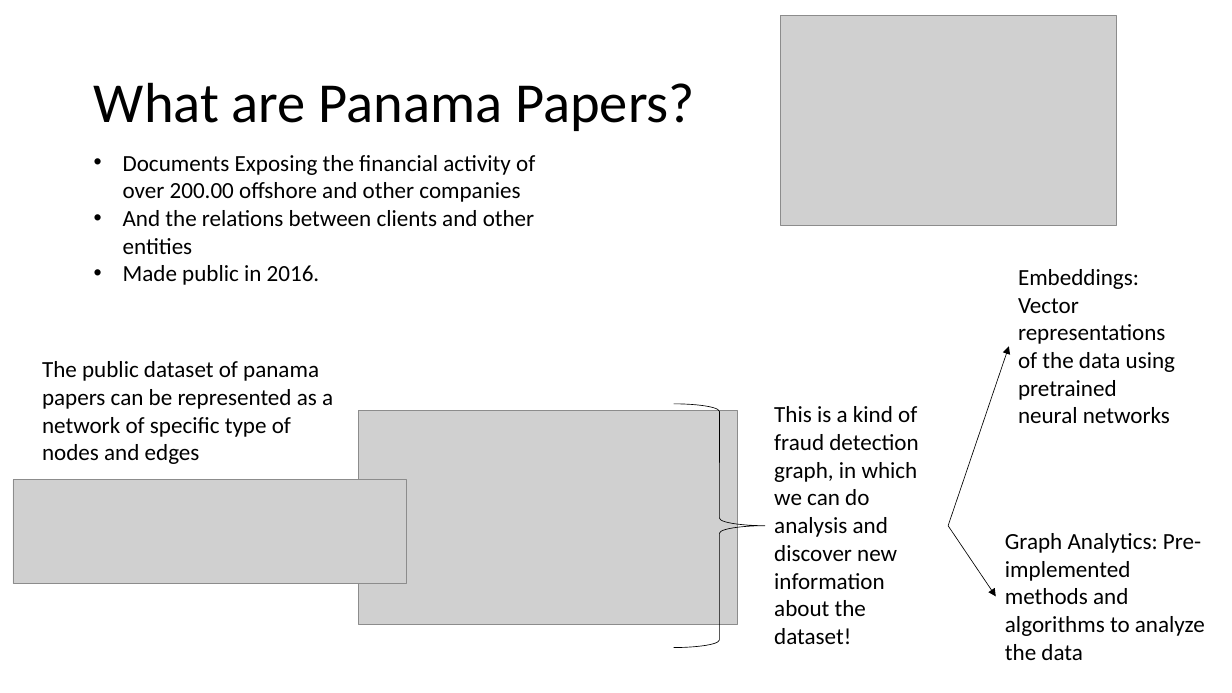
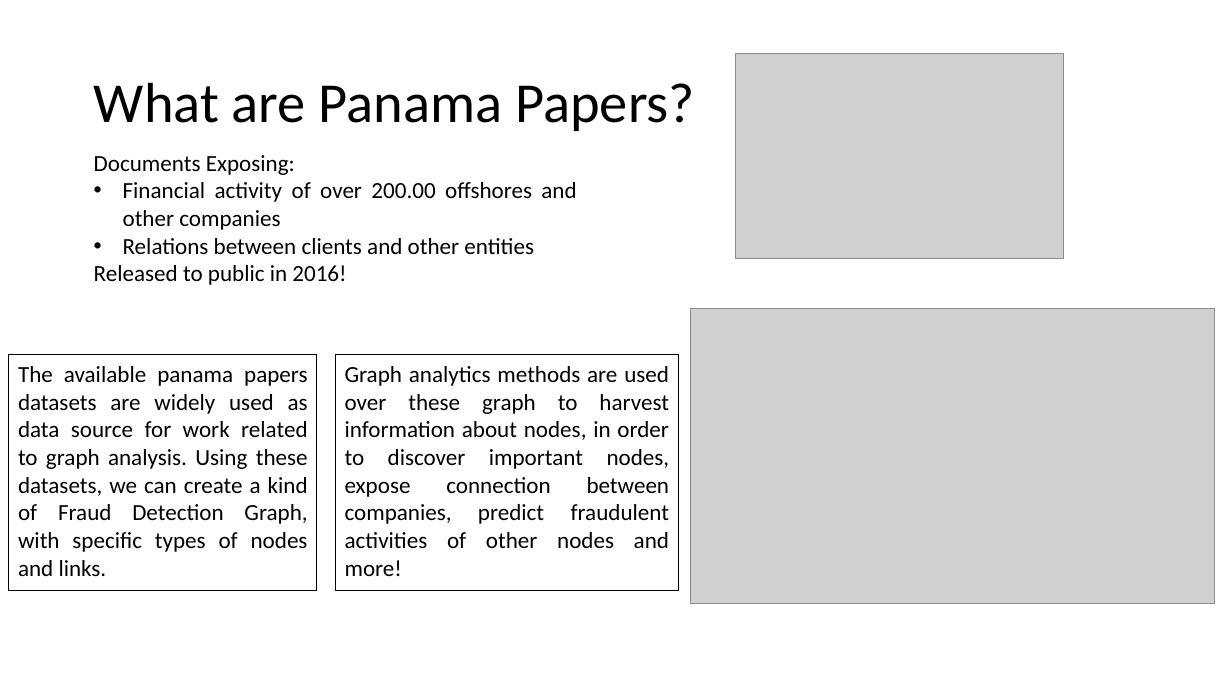
Before and after one commit to MChatzakis/Panama-Papers-Analysis, a slide deck: slide 2 of Presentation/panama_papers.pptx (slide 5 before the commit). Drawn at 1232x693 pixels with LibreOffice and Linux fonts; fonts in the diff are those of the drawing; grey boxes stand for pictures. Boxes give left, top, right and bottom in pixels: in the first picture for what was removed or moved away, otherwise in the second. Text is boxed around its words. In the diff, an @@ line names an element or a change of style, - is before the commit and + after.

```diff
--- a/Presentation/panama_papers.pptx
+++ b/Presentation/panama_papers.pptx
@@ picture: place and size @@
-picture at bbox=[780, 16, 1116, 226]
+picture at bbox=[736, 54, 1064, 258]
@@ text at bbox=[94, 155, 576, 285]: text changed @@
-• Documents Exposing the financial activity of over 200.00 offshore and other companies
-• And the relations between clients and other entities
-• Made public in 2016.
+Documents Exposing:
+• Financial activity of over 200.00 offshores and other companies
+• Relations between clients and other entities
+Released to public in 2016!
@@ text removed at bbox=[1018, 269, 1175, 423] @@
-Embeddings: Vector representations of the data using pretrained neural networks
@@ picture: place and size @@
-picture at bbox=[359, 411, 738, 625]
+picture at bbox=[691, 309, 1215, 604]
@@ rectangle "The available panama papers datasets ...": place and size @@
-rectangle "The available panama papers datasets ..." at bbox=[42, 361, 333, 464]
+rectangle "The available panama papers datasets ..." at bbox=[9, 355, 317, 592]
@@ rectangle "The available panama papers datasets ..." at bbox=[9, 355, 317, 592]: outline none to #000000 0.75 pt @@
@@ rectangle added at bbox=[335, 355, 678, 592], outline #000000 0.75 pt, 18 pt, text #000000 @@
+Graph analytics methods are used over these graph to harvest information about nodes, in order to discover important nodes, expose connection between companies, predict fraudulent activities of other nodes and more!
@@ arrow removed from (948, 526) to (1009, 347) @@
@@ text in rectangle at bbox=[18, 366, 308, 576]: text changed @@
-The public dataset of panama papers can be represented as a network of specific type of nodes and edges
+The available panama papers datasets are widely used as data source for work related to graph analysis. Using these datasets, we can create a kind of Fraud Detection Graph, with specific types of nodes and links.
@@ right brace removed at bbox=[674, 404, 765, 648] @@
@@ text removed at bbox=[774, 406, 918, 644] @@
-This is a kind of fraud detection graph, in which we can do analysis and discover new information about the dataset!
@@ picture removed at bbox=[13, 480, 407, 583] @@
@@ arrow removed from (948, 526) to (996, 596) @@
@@ text removed at bbox=[1005, 533, 1205, 660] @@
-Graph Analytics: Pre-implemented methods and algorithms to analyze the data
```
Also in this commit, not shown: 2 other slides changed, 11 slides added, 12 slides removed.
